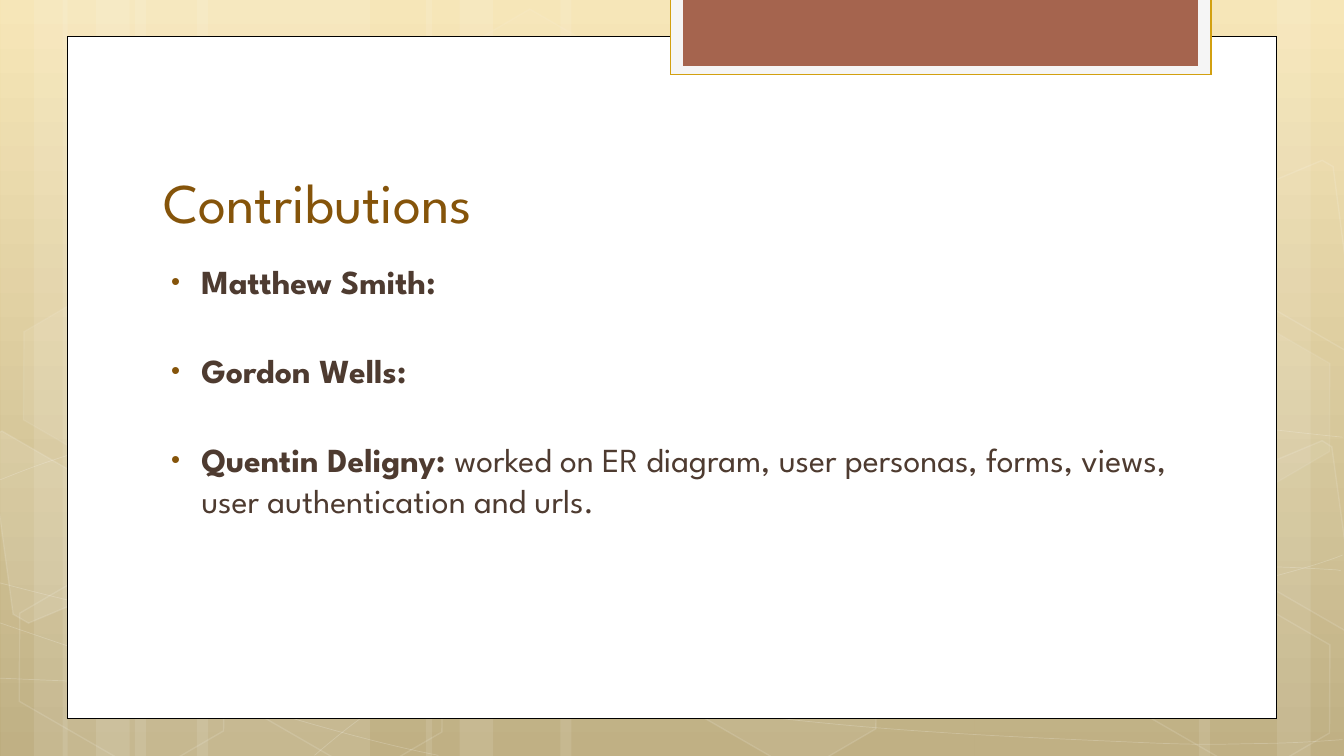
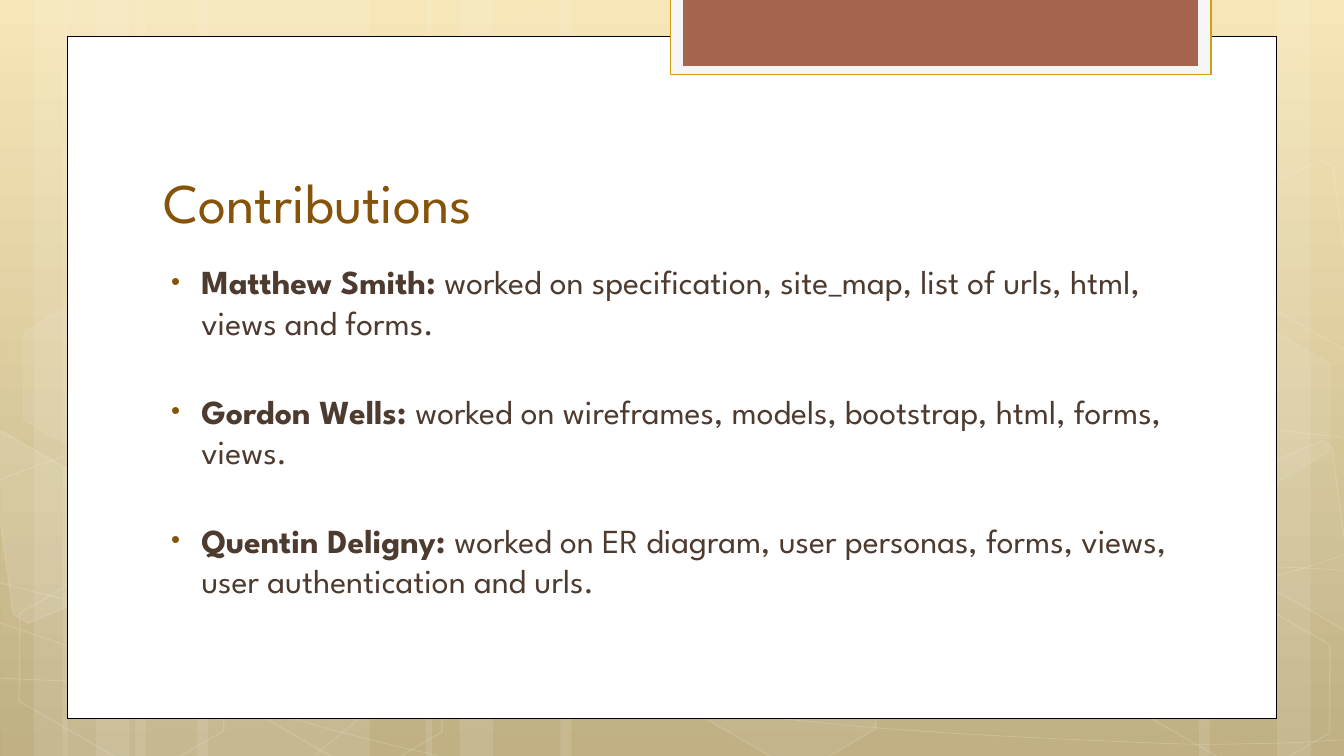
Before and after one commit to 2268563/which-sandwich, a slide deck: slide 10 of presentation/presentation.odp. Drawn at 1344x756 pixels with LibreOffice and Linux fonts; fonts in the diff are those of the drawing. Boxes give left, top, right and bottom in pixels: in the first picture for what was removed or moved away, otherwise in the second. Text is boxed around its words. In the diff, an @@ line names an element or a change of style, - is before the commit and + after.

Commit message:
Updated contributions to presentation

```diff
--- a/presentation/presentation.odp
+++ b/presentation/presentation.odp
@@ text at <box>201,270,1161,465</box>: text changed; bold off @@
-• Matthew Smith:
-• Gordon Wells:
+• Matthew Smith: worked on specification, site_map, list of urls, html, views and forms.
+• Gordon Wells: worked on wireframes, models, bootstrap, html, forms, views.
```
Also in this commit, not shown: 1 other slide changed.
